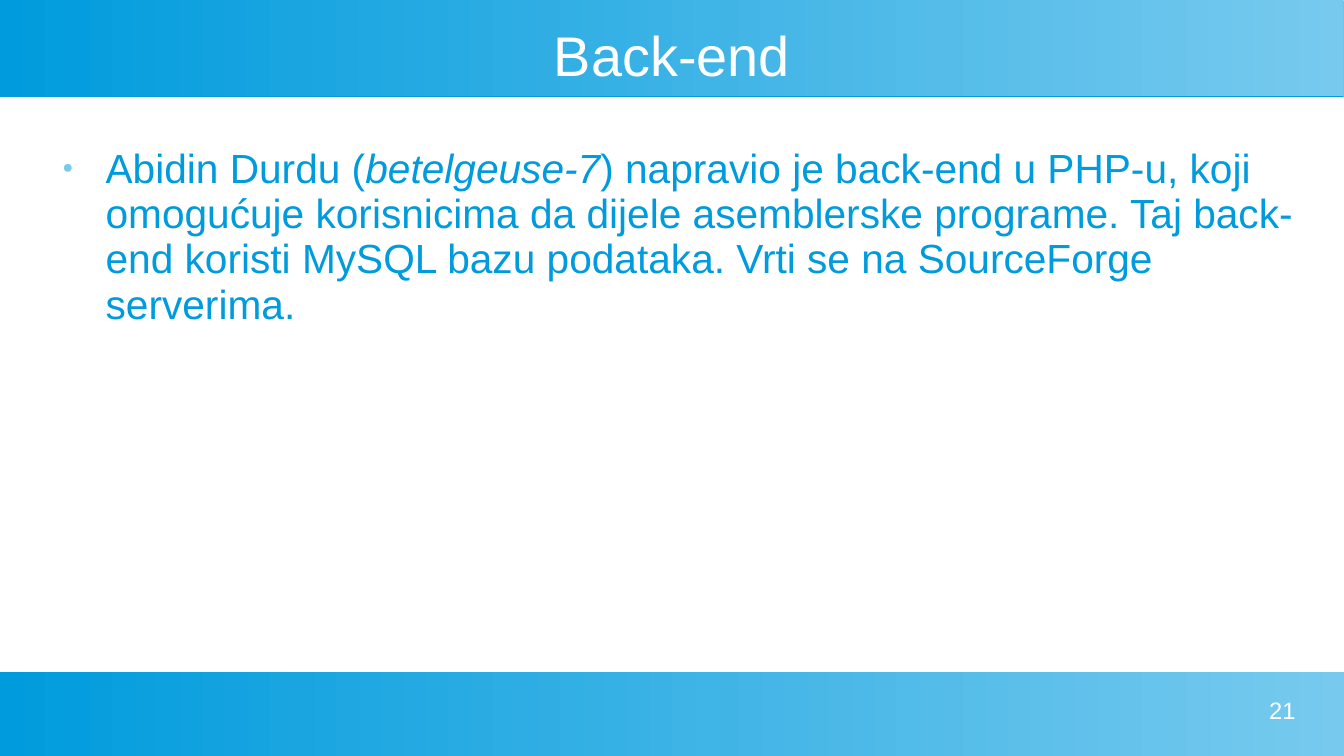
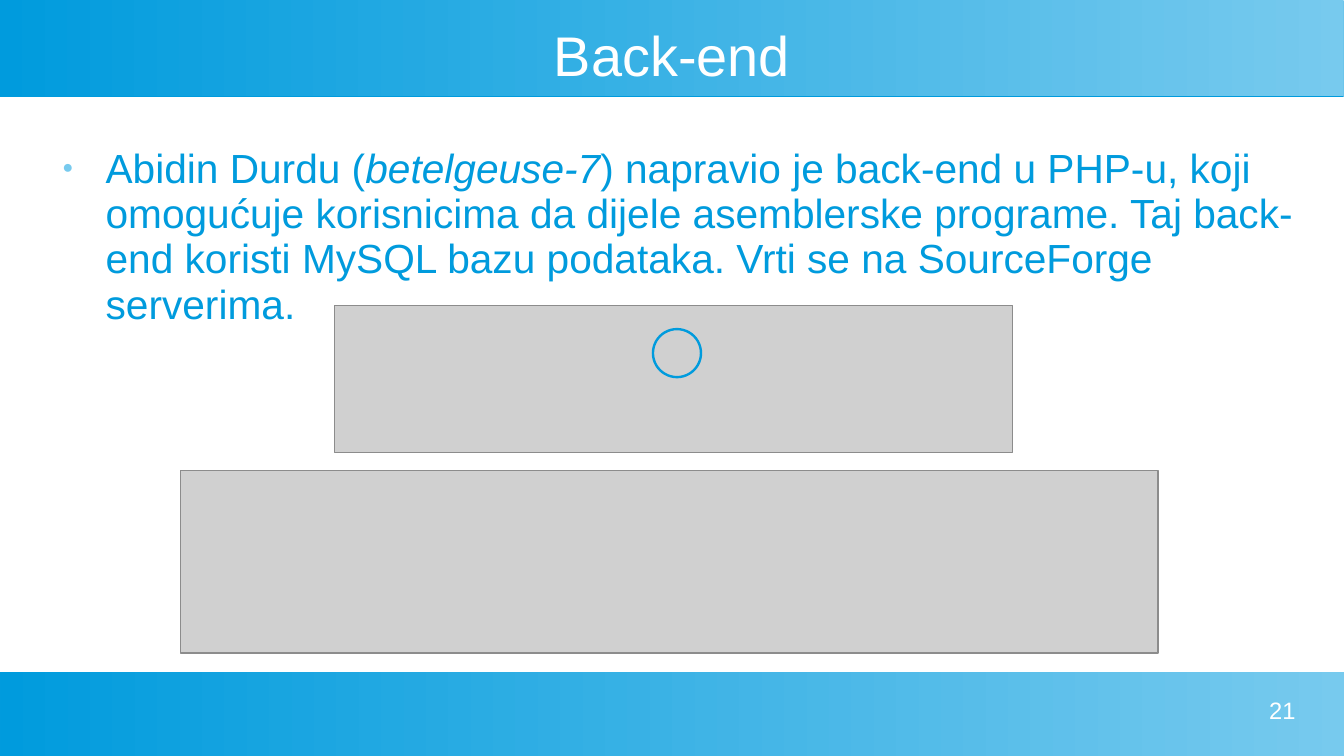
Before and after one commit to FlatAssembler/FlatAssembler.github.io, a slide deck: slide 21 of PicoBlaze/PicoBlaze.ppt. Drawn at 1344x756 pixels with LibreOffice and Linux fonts; fonts in the diff are those of the drawing; grey boxes stand for pictures. Boxes give left, top, right and bottom in pixels: in the first picture for what was removed or moved away, otherwise in the second. Text is boxed around its words. In the diff, an @@ line names an element or a change of style, - is before the commit and + after.

```diff
--- a/PicoBlaze/PicoBlaze.ppt
+++ b/PicoBlaze/PicoBlaze.ppt
@@ picture added at box(334, 305, 1013, 452) @@
@@ ellipse added at box(654, 329, 701, 377), outline #009BDD 1.42 pt @@
@@ picture added at box(181, 471, 1159, 654) @@
```
Also in this commit, not shown: 2 other slides changed.
